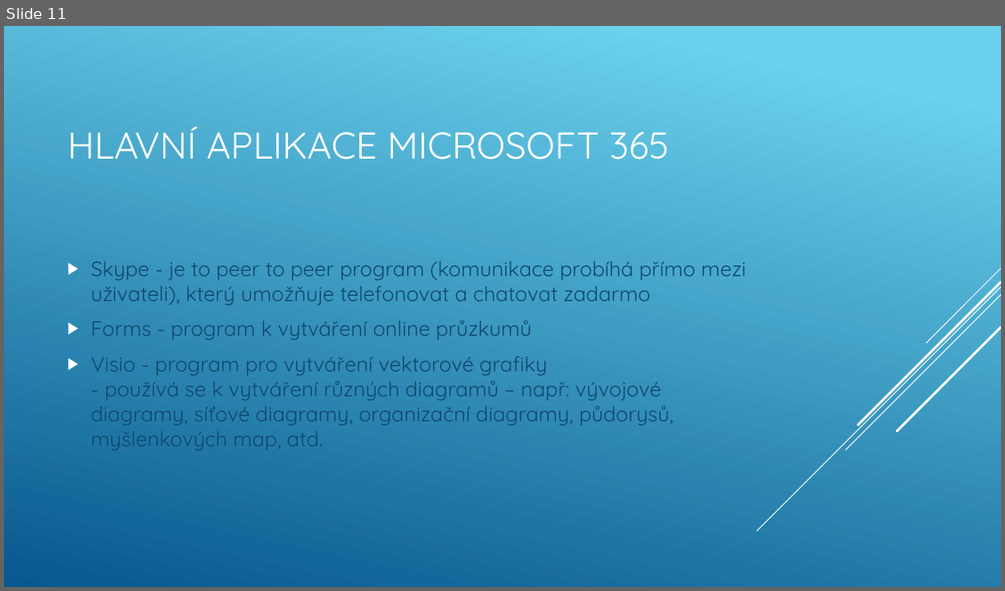
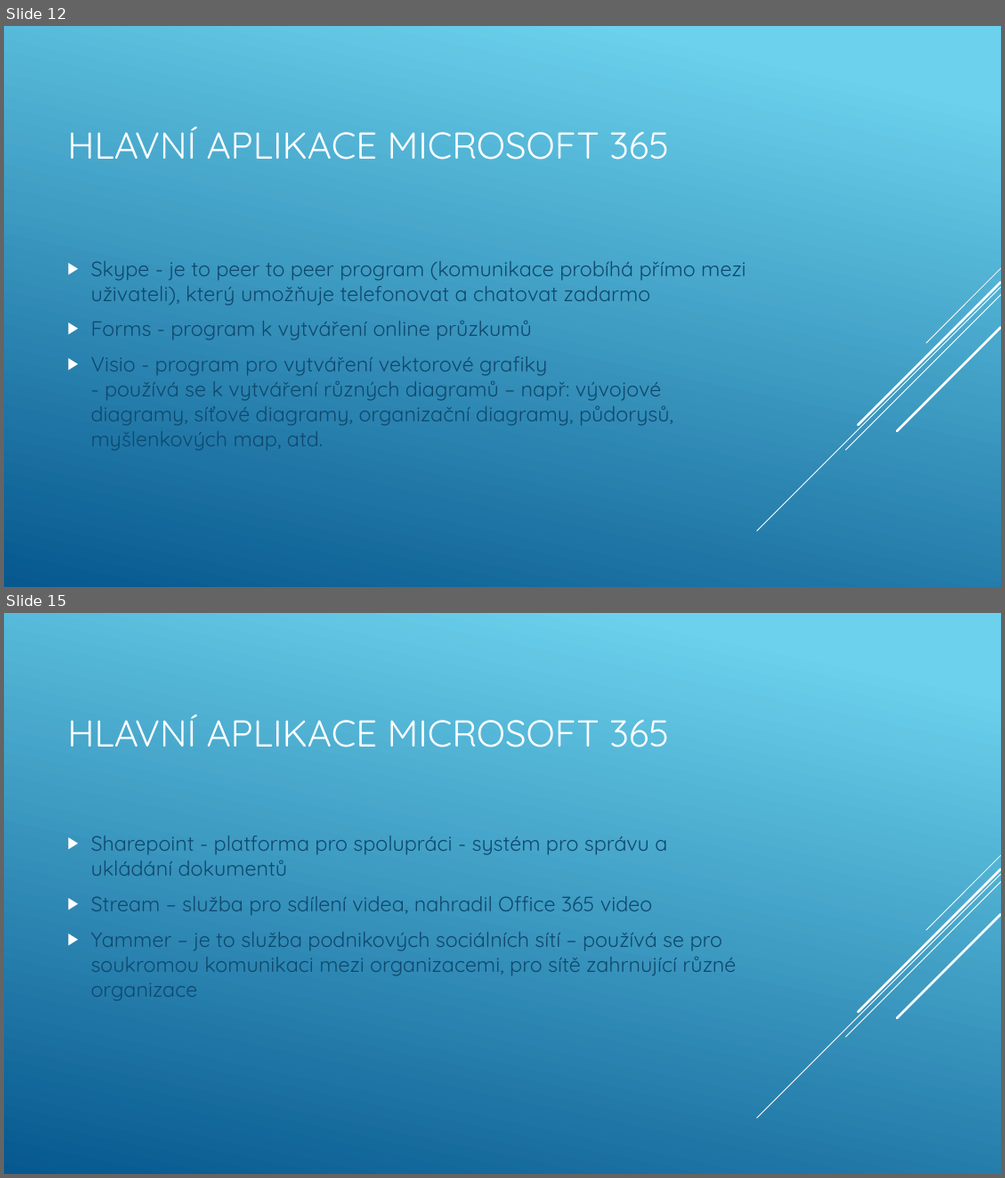
Before and after one commit to machacekadam/Office-365-a-jeho-mo-nosti, a slide deck: Machacek.pptx. Shown one above the other, each under a label of ours: slide 11 before the commit, slides 12 and 15 after it; the slides between them are not shown. The pictures are 1005x591 and 1005x1178 pixels, drawn with LibreOffice and Linux fonts; fonts in the diff are those of the drawing. Boxes give left, top, right and bottom in pixels: in the first picture for what was removed or moved away, otherwise in the second. Text is boxed around its words. In the diff, an @@ line names an element or a change of style, - is before the commit and + after.

```diff
--- a/Machacek.pptx
+++ b/Machacek.pptx
@@ slide 15 added at (x1=4, y1=613, x2=1001, y2=1174), background gradient #6ED2EB to #06588E; not listed: 5 template elements that a slide beside it also shows @@
@@ title added at (x1=67, y1=714, x2=669, y2=747), 36 pt, text #FFFFFF @@
+HLAVNÍ APLIKACE MICROSOFT 365
@@ text added at (x1=91, y1=835, x2=736, y2=1000), 20 pt, text #0F496F @@
+▶ Sharepoint - platforma pro spolupráci - systém pro správu a ukládání dokumentů
+▶ Stream – služba pro sdílení videa, nahradil Office 365 video
+▶ Yammer – je to služba podnikových sociálních sítí – používá se pro soukromou komunikaci mezi organizacemi, pro sítě zahrnující různé organizace
@@ what was slide 11 is now slide 12 @@
```
Also in this commit, not shown: 2 slides changed, 3 other slides added.
